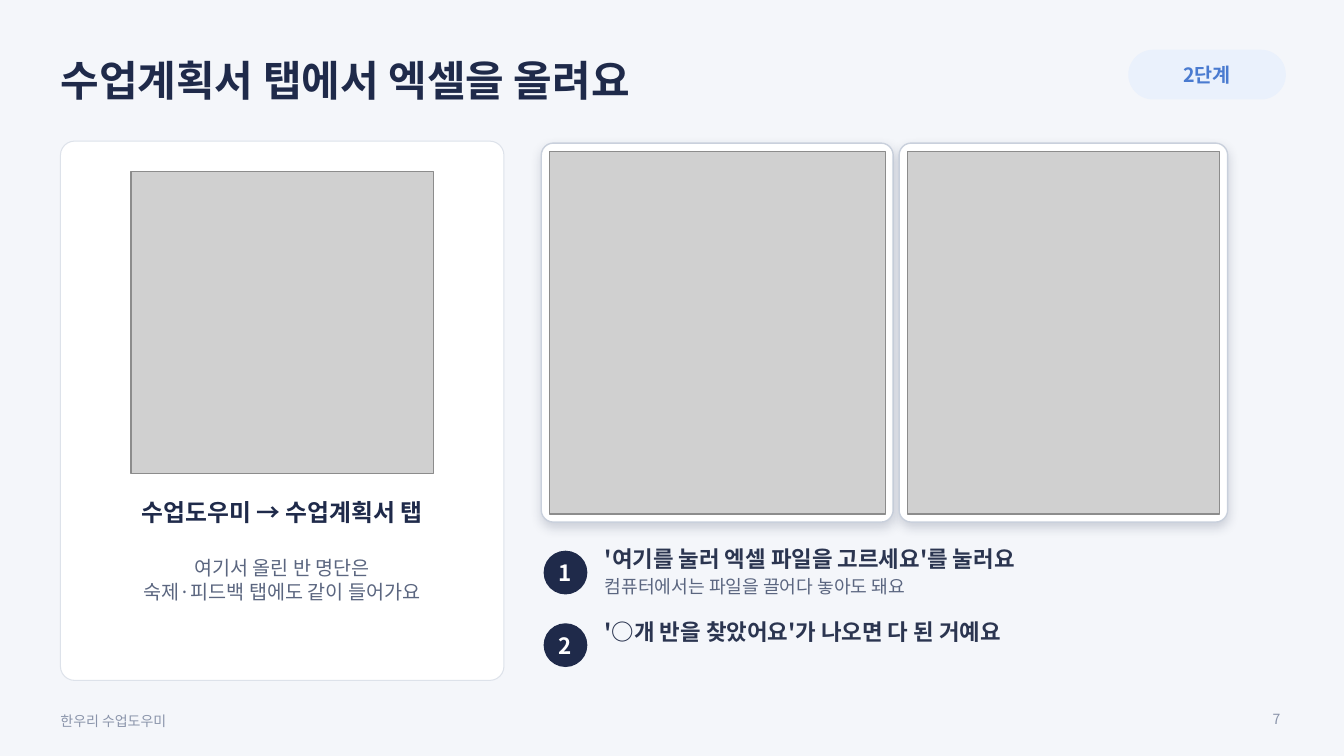
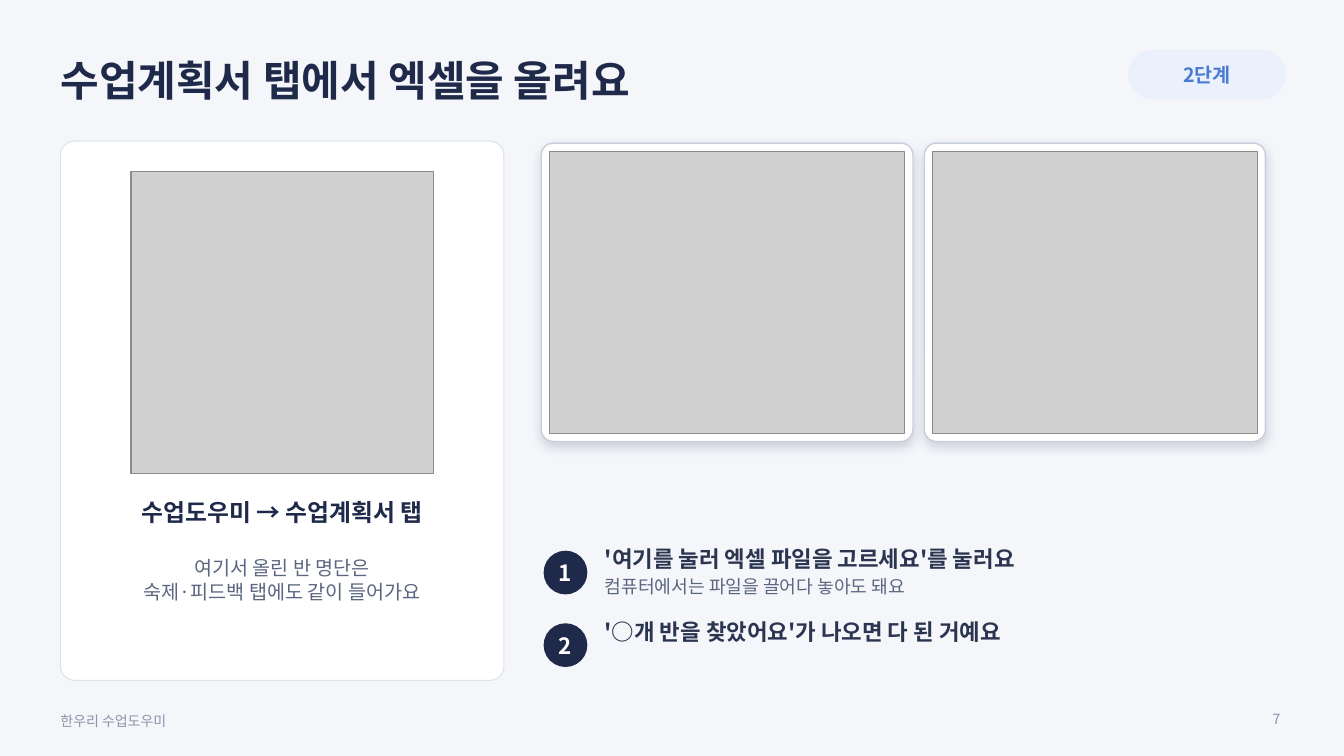
Before and after one commit to mijini164-ui/hanuri-homework-notice, a slide deck: slide 7 of forms/한우리_수업도우미_사용안내.pptx. Drawn at 1344x756 pixels with LibreOffice and Linux fonts; fonts in the diff are those of the drawing; grey boxes stand for pictures. Boxes give left, top, right and bottom in pixels: in the first picture for what was removed or moved away, otherwise in the second. Text is boxed around its words. In the diff, an @@ line names an element or a change of style, - is before the commit and + after.

```diff
--- a/forms/한우리_수업도우미_사용안내.pptx
+++ b/forms/한우리_수업도우미_사용안내.pptx
@@ rounded rectangle resized from (x1=541, y1=143, x2=893, y2=522) to (x1=541, y1=143, x2=913, y2=442) @@
@@ rounded rectangle at (x1=541, y1=143, x2=913, y2=442): proportions changed @@
@@ rounded rectangle at (x1=925, y1=143, x2=1265, y2=442): proportions changed @@
@@ rounded rectangle resized from (x1=899, y1=143, x2=1228, y2=522) to (x1=925, y1=143, x2=1265, y2=442) @@
@@ picture resized from (x1=549, y1=151, x2=885, y2=514) to (x1=549, y1=151, x2=905, y2=434) @@
@@ picture resized from (x1=907, y1=151, x2=1220, y2=514) to (x1=933, y1=151, x2=1257, y2=434) @@
```
Also in this commit, not shown: 11 other slides changed, 3 slides added, 2 slides removed.
